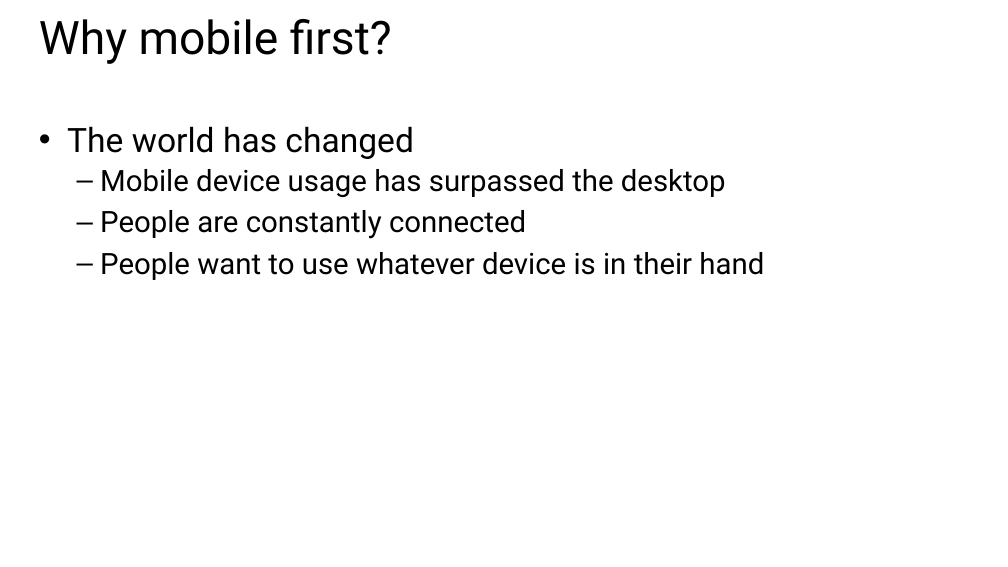
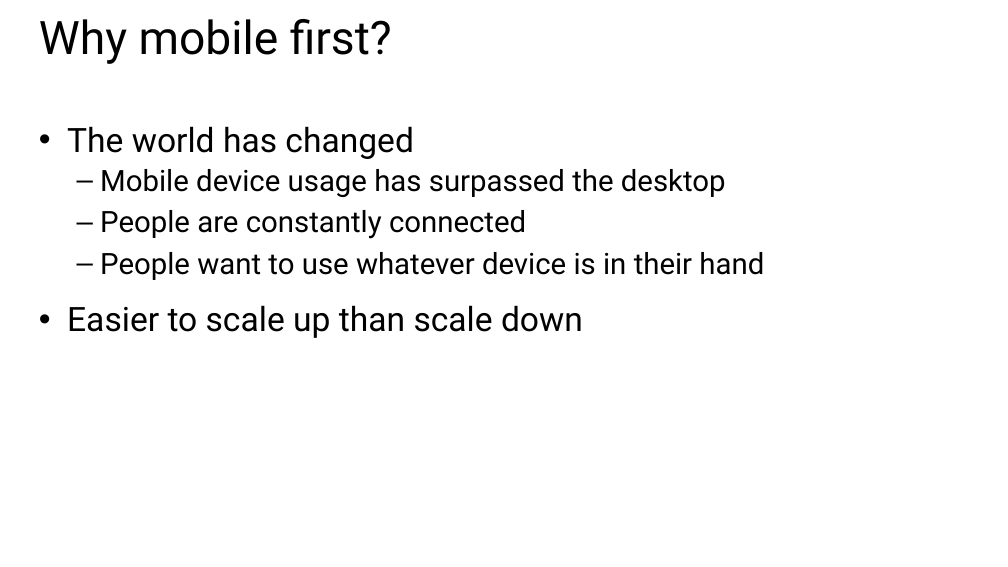
Before and after one commit to CharaD7/FrayedKnot, a slide deck: slide 13 of Slides/M1 Designing.pptx (slide 11 before the commit). Drawn at 1008x567 pixels with LibreOffice and Linux fonts; fonts in the diff are those of the drawing. Boxes give left, top, right and bottom in pixels: in the first picture for what was removed or moved away, otherwise in the second. Text is boxed around its words. In the diff, an @@ line names an element or a change of style, - is before the commit and + after.

```diff
--- a/Slides/M1 Designing.pptx
+++ b/Slides/M1 Designing.pptx
@@ text at (x1=67, y1=305, x2=583, y2=338): paragraph added @@
+• Easier to scale up than scale down
```
Also in this commit, not shown: 3 other slides changed, 2 slides added, 1 other file.
